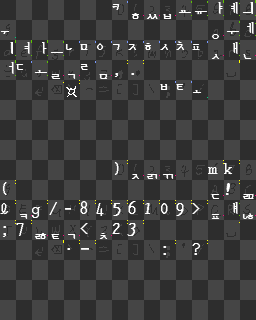
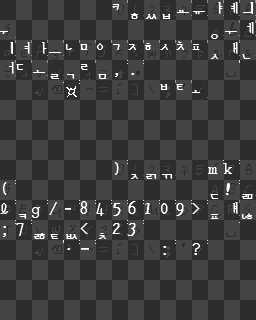
Layered file, before and after one edit (256×320). Changes by layer:
painted on "GLYPH TAGS–PEAK" over [47,0,256,204]
painted on "GLYPH TAGS–INITIAL" over [31,0,208,81]
painted on "PEAK-AUX" over [0,31,202,93]
painted on "PEAK" over [32,10,239,73]
painted on "FINAL" over [18,13,254,239]
